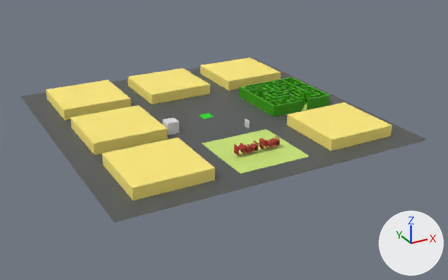
Renders of the glTF model public/models/city/city.glb from each side of a commit.
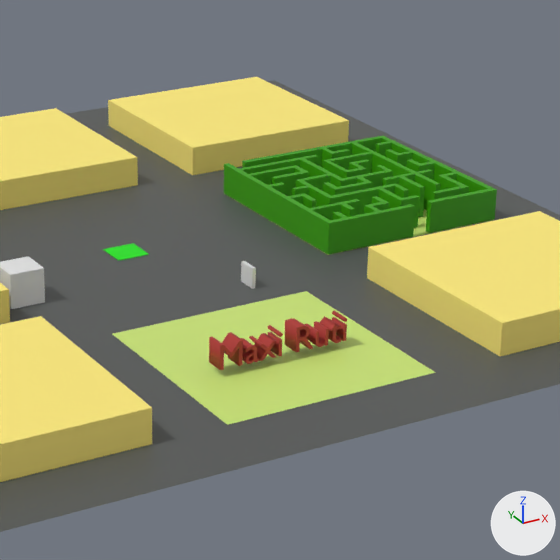
Each version appears first whole from a 50 mm lens placed at (-22.87, -44.76, 19.75), pointed at (0.84, -1.66, -1.8), and next in a close-up on the part from 37% to 78% of the width and 11% to 78% of the height. Arrows for +X, +Y and +Z are at lower right; the lights stay in place. Where no turn or scale is listed for an object, it has been applied to the vertices.

Script lines for the objects in view, before the commit:
```python
me_cube_002 = bpy.data.meshes.new('Cube.002')
me_cube_002.from_pydata(...)  # a box spanning x -0.5..0.5, y -0.5..0.5, z -0.5..0.5
me_cube_006 = bpy.data.meshes.new('Cube.006')
me_cube_006.from_pydata(...)  # a box spanning x -3.0..3.0, y -3.0..3.0, z 0.0..0.93
me_cube_006.materials.append(mat_sand)  # yellow #ffed81
me_text_003 = bpy.data.meshes.new('Text.003')
me_text_003.from_pydata(...)  # 1026 vertices, 2020 faces; spans x -1.86..1.87, y -0.28..0.28, z 0.19..0.88
me_text_003.materials.append(mat_text)  # red #ad342d
ob_cube_004 = bpy.data.objects.new('Cube.004', me_cube_002)
ob_cube_004.location = (-4.13, -1.76, 0.5)
ob_cube_007 = bpy.data.objects.new('Cube.007', me_cube_006)
ob_cube_007.location = (8.0, -8.0, -0.01)
ob_text = bpy.data.objects.new('Text', me_text_003)
ob_text.location = (0.0, -8.4, 0.0)
# also in view: 'block-base.001' at (0.0, -8.0, 0.0); 'Cube.009' at (8.0, 8.0, 0.46); 'Cube.006' at (-8.0, -8.0, 0.46); 'maze' at (8.0, 0.01, 0.49); 'Plane.012' at (0.0, 0.0, -0.01)
```
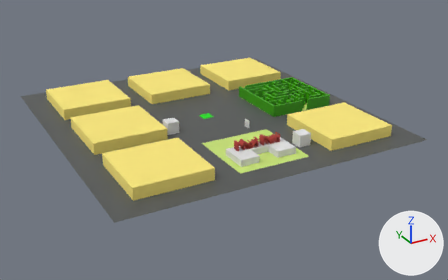
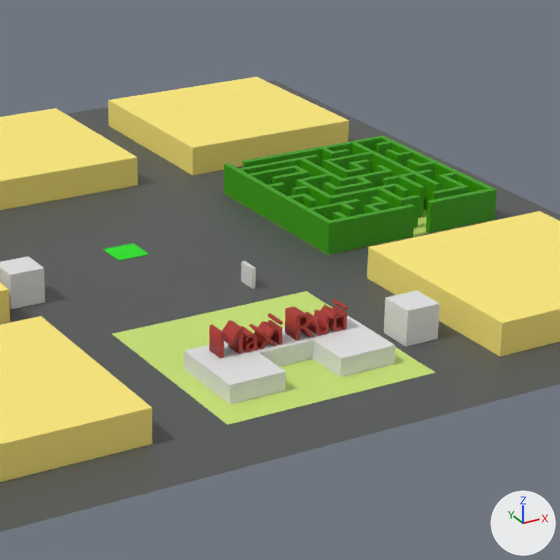
Boxes (x1, y1, x2, y2) around the edits, measured in the close-ups (560 x 560 px):
'max-text', added: after (184, 315, 395, 404)
'Text', moved: before (209, 311, 347, 370); after (209, 299, 348, 358)
'Cube.005', added: after (384, 290, 440, 347)

Patch to the scene script:
```diff
--- a/public/models/city/city.glb.py
+++ b/public/models/city/city.glb.py
@@ me_cube_008 @@
+me_cube_008.from_pydata(...)  # 24 vertices, 44 faces; spans x -2.4..2.4, y -1.76..0.5, z -0.5..0.02
@@ ob_text @@
 ob_text = bpy.data.objects.new('Text', me_text_003)
-ob_text.location = (0.0, -8.4, 0.0)
+ob_text.location = (0.0, -8.4, 0.32)
@@ ob_cube_005 @@
+ob_cube_005 = bpy.data.objects.new('Cube.005', me_cube_002.copy())  # the mesh of ob_cube_004
+ob_cube_005.location = (3.75, -8.86, 0.5)
@@ ob_max_text @@
+ob_max_text = bpy.data.objects.new('max-text', me_cube_008)
+ob_max_text.location = (-0.01, -8.33, 0.5)
```
